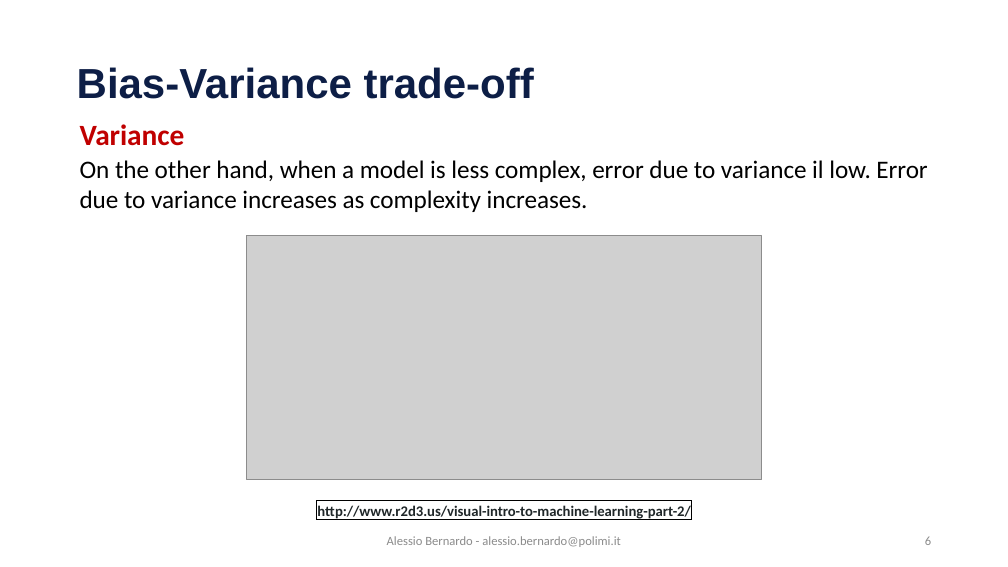
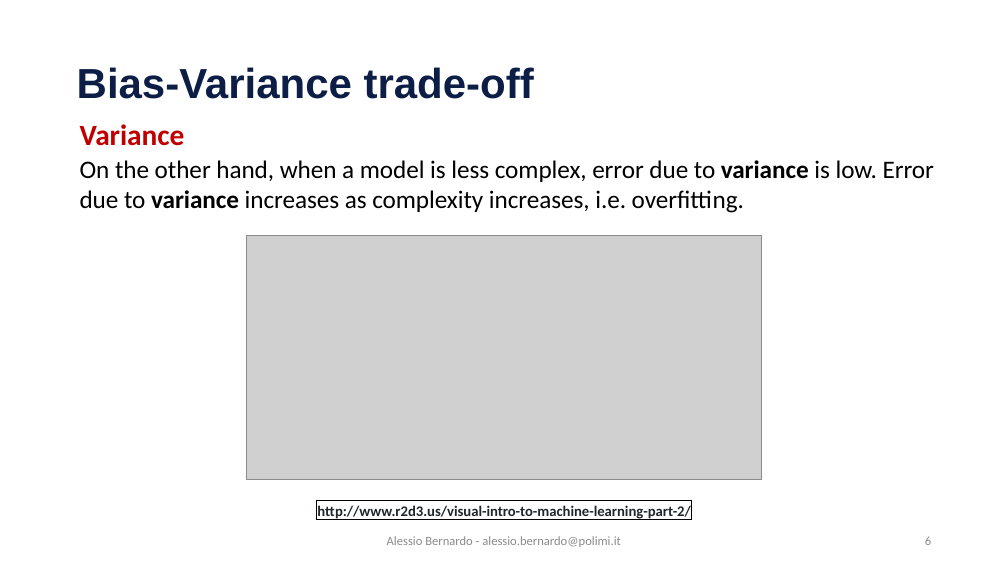
Before and after one commit to emanueledellavalle/streaming-data-analytics, a slide deck: slide 6 of lectures/12_SML_predicting-data-streams/12_2_Ensemble_Classification.pptx. Drawn at 1008x567 pixels with LibreOffice and Linux fonts; fonts in the diff are those of the drawing; grey boxes stand for pictures; background and template pictures are left out. Boxes give left, top, right and bottom in pixels: in the first picture for what was removed or moved away, otherwise in the second. Text is boxed around its words. In the diff, an @@ line names an element or a change of style, - is before the commit and + after.

Commit message:
29/11 lecture

```diff
--- a/lectures/12_SML_predicting-data-streams/12_2_Ensemble_Classification.pptx
+++ b/lectures/12_SML_predicting-data-streams/12_2_Ensemble_Classification.pptx
@@ text at <box>80,160,934,213</box>: text changed @@
-On the other hand, when a model is less complex, error due to variance il low. Error due to variance increases as complexity increases.
+On the other hand, when a model is less complex, error due to variance is low. Error due to variance increases as complexity increases, i.e. overfitting.
```
Also in this commit, not shown: 3 other slides changed, 5 other files.
